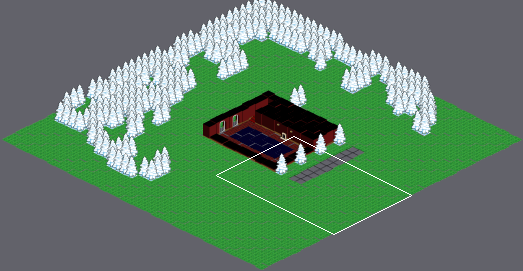
Tiled map -- data/scenes/hotel/hotel.tmx. The first picture is a wide view before the edit; the outline marks the close-up.
Close-up. First the earlier version:
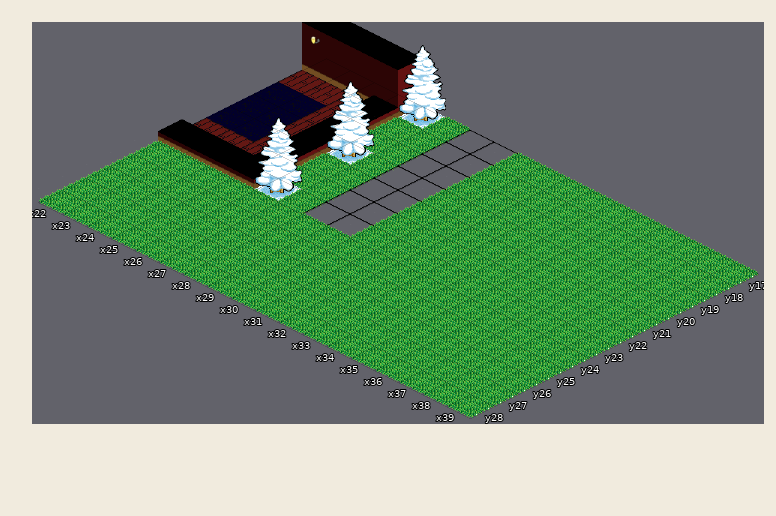
Cells are 64x32 px. Isometric: x runs down to the right, y down to the left. Shown: x 22..39, y 17..28. The commit also changed other parts of the map, which this record leaves out.
The result:
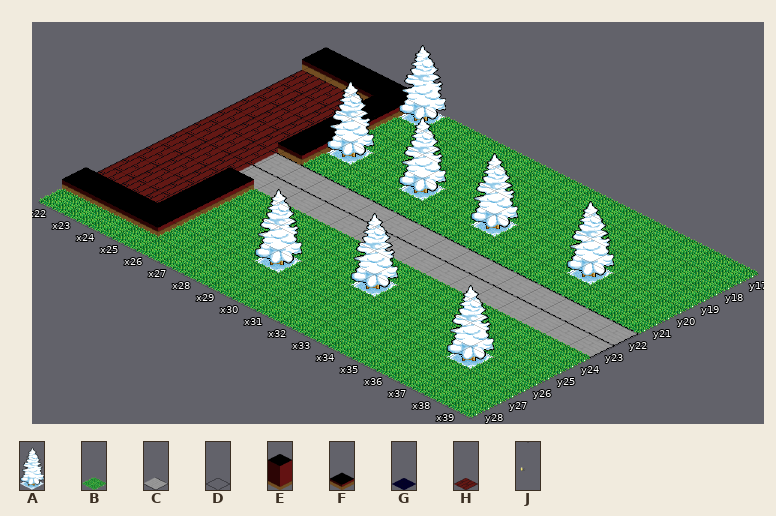
Key: from "Exterior": A 0, B 1, C 2, D 3; from "Interior": E 0, F 4, G 8, H 9; from "Props": J 1.
_ is an empty cell, . an unchanged one.
Change:
--- layer "Background"
@@ x 22..39 @@
-17 EEEE..DD..........
-18 ......DD..........
-19 GG....DD..........
-20 GG....DD..B...B...
-21 GG....DD..........
-22 ...FBBDDBBBBBBBBBB
-23 FFFFABDDBBBBBBBBBB
-24 BBBB..............
-25 BBBB......B.......
-26 BBBB...B.......B..
-27 BBBB..............
+17 FFFF..BB..........
+18 ......BB..........
+19 HH....BB..........
+20 HH....BA..A...A...
+21 HH....BB..........
+22 ...CCCCCCCCCCCCCCC
+23 HHHCCCCCCCCCCCCCCC
+24 HHHF..............
+25 HHHF......A.......
+26 HHHF...A.......A..
+27 FFFF..............
--- layer "Props"
@@ x 22..22 @@
-17 J
+17 _
Changed places in both close-ups, as pixel boxes (x1, y1, x2, y2):
changed: (62, 22, 638, 369)
